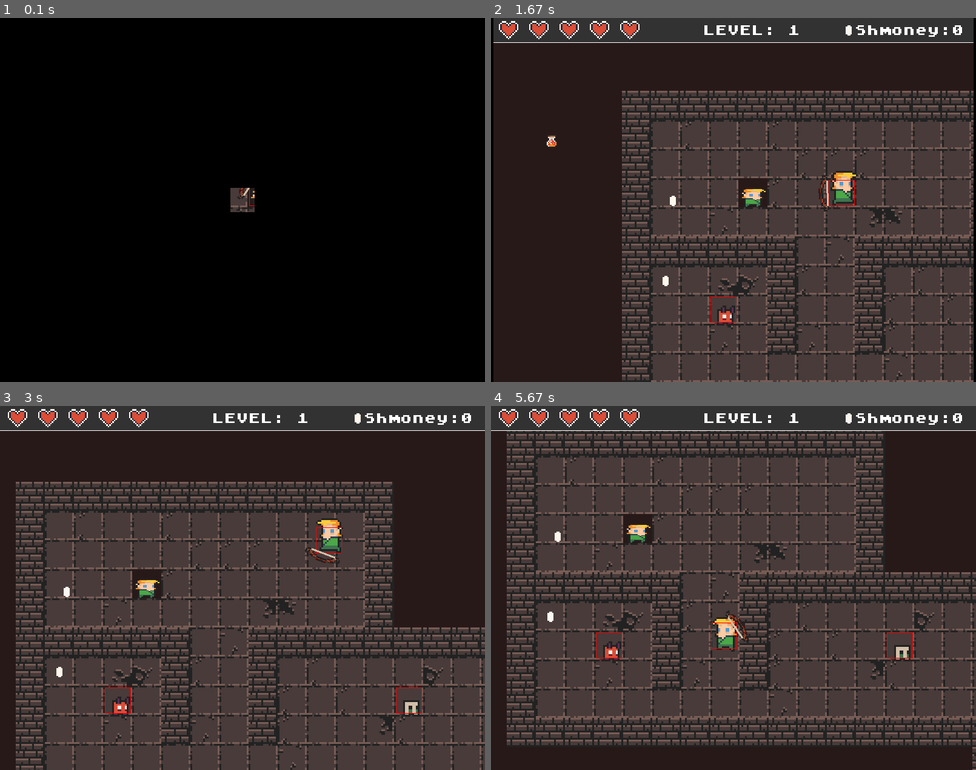
Above: before the commit, frames 1-4 (two rows, left to right).
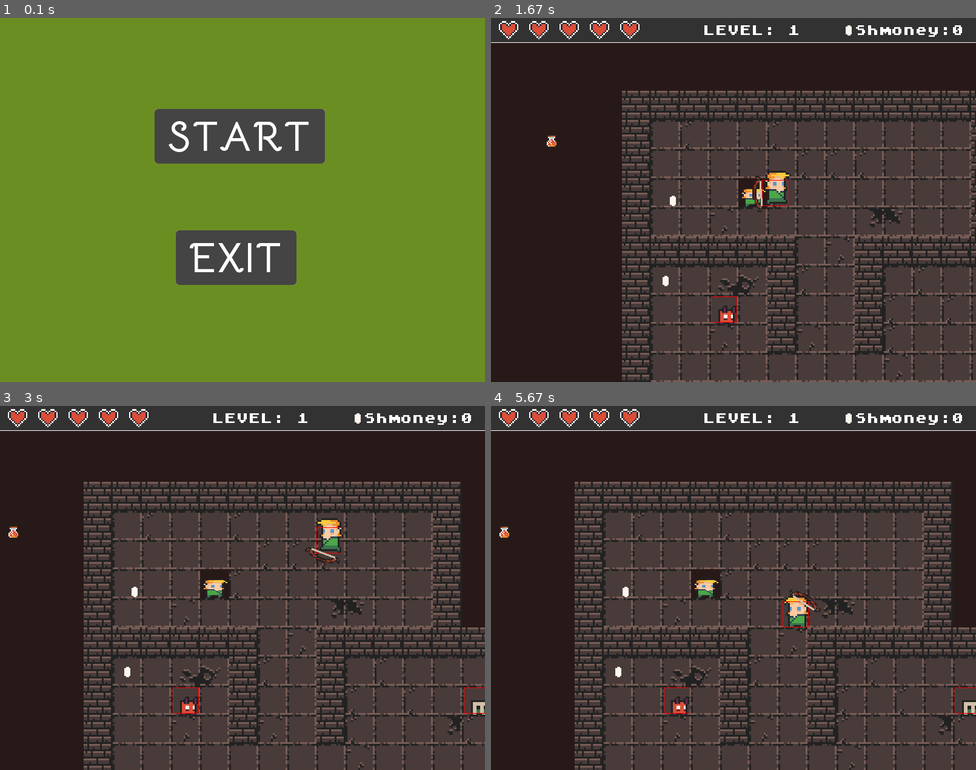
Above: after the commit, the same moments.

Repository: Zakariaelfettahi/Pygame
Game: pygame game, started from main.py
The game is run twice, just before and just after one commit, with the same random seed, the same clock (stepped at 60 frames per second) and the same inputs.
Inputs (mouse positions are in pixels of both pictures, inside the frame that each line leads up to):
- Up to frame 1 (0.1 s): no input
- Up to frame 2 (1.67 s): click (728, 134) at 0.38 s; hold Esc 0.67-1.13 s; hold D 0.67-1.13 s; move the mouse to (714, 214) at 0.7 s; click (733, 196) at 1.22 s; hold D from 1.5 s (still down); move the mouse to (617, 203) at 1.53 s
- Up to frame 3 (3 s): release D at 1.97 s; hold W 2-2.3 s; move the mouse to (92, 533) at 2.03 s; hold D 2.33-2.8 s; move the mouse to (315, 460) at 2.37 s; hold A from 2.83 s (still down); move the mouse to (300, 620) at 2.87 s
- Up to frame 4 (5.67 s): release A at 3.37 s; hold S 3.4-3.7 s; move the mouse to (743, 464) at 3.43 s; hold A 3.73-4.13 s; move the mouse to (558, 577) at 3.77 s; hold S 4.17-4.53 s; move the mouse to (859, 646) at 4.2 s; hold D 4.57-5.2 s; move the mouse to (665, 511) at 4.6 s; hold S 5.23-5.6 s; move the mouse to (830, 558) at 5.27 s; hold A from 5.63 s (still down)

The runs differ from the first frame. In frame 1, 100% of the frame differs, in the area x 0-100%, y 0-100%; in frame 2, 2.1%; in frame 3, 32%; in frame 4, 53%.

Commit message:
added main menu buttons, pause/exit{start, exit, resume, restart

Diff:
--- a/constants.py
+++ b/constants.py
@@ -19,6 +19,7 @@
 COLS = 150
 LEVEL = 1
 
+OLIVE = (107,142,35)
 RED = (255,0,0)
 WHITE = (255,255,255)
 BG = (40,25,25)
--- a/main.py
+++ b/main.py
@@ -18,8 +18,12 @@
 #define level variable
 level = 1
 
+#variables buttons
+start_game = False
+pause_game = False
+
 #define screen intro
-start_intro = True
+start_intro = False
 #define screen scroll
 screen_scroll = [0,0]
 
@@ -35,6 +39,10 @@
 
 #button images
 restart_img = scale_image(pygame.image.load(f"assets/images/buttons/button_restart.png").convert_alpha(), constants.BUTTON_SCALER)
+exit_img = scale_image(pygame.image.load(f"assets/images/buttons/button_exit.png").convert_alpha(), constants.BUTTON_SCALER)
+resume_img = scale_image(pygame.image.load(f"assets/images/buttons/button_resume.png").convert_alpha(), constants.BUTTON_SCALER)
+start_img = scale_image(pygame.image.load(f"assets/images/buttons/button_start.png").convert_alpha(), constants.BUTTON_SCALER)
+
 
 #tile images
 tile_list = []
@@ -228,6 +236,10 @@
 
 #create buttons
 restart_button = Button(constants.SCREEN_WIDTH // 2 - 175, constants.SCREEN_HEIGHT // 2 -50, restart_img)
+exit_button = Button(constants.SCREEN_WIDTH // 2 - 110, constants.SCREEN_HEIGHT // 2 +50, exit_img)
+resume_button = Button(constants.SCREEN_WIDTH // 2 - 175, constants.SCREEN_HEIGHT // 2 -50, resume_img)
+start_button = Button(constants.SCREEN_WIDTH // 2 - 145, constants.SCREEN_HEIGHT // 2 -150, start_img)
+
 
 
 #create coin
@@ -246,131 +258,115 @@
     #control speed of the game
     clock.tick(constants.FPS)
 
-    screen.fill(constants.BG)
-
-    #draw world
-    world.draw(screen)
-
-    #check game over
-    if player.alive:
-
-        #calculate movement
-        dx=0
-        dy=0
-
-        if move_down:
-            dy = +constants.SPEED
-        if move_up:
-            dy = -constants.SPEED
-        if move_left:
-            dx = -constants.SPEED
-        if move_right:
-            dx = +constants.SPEED
-
-        #move player
-        screen_scroll, level_complete  = player.move(dx,dy, world.obstacle_tiles, world.exit_tile)
-
-        #update world
-        world.update(screen_scroll)
-
-        #update player
-        player.update()
-
-        #update enemy
-        for enemy in enemy_list:
-            fireball = enemy.ai(player, world.obstacle_tiles, screen_scroll, fireball_image)
-            if fireball:
-                fireball_group.add(fireball)
-            if enemy.alive:
-                enemy.update()
-
-        #update weapon
-        arrow = bow.update(player)
-        if arrow:
-            arrow_group.add(arrow)
-
-        # Update arrow
-        for arrow in arrow_group:
-            damage, damage_position = arrow.update(screen_scroll, world.obstacle_tiles, enemy_list)
-            if damage:
-                damage_text = DamageText(damage_position[0], damage_position[1], str(damage), pygame.Color("red"))
-                damage_text_group.add(damage_text)
-
-        # Update and draw damage text (NOT THIS)
-        damage_text_group.update()
-        damage_text_group.draw(screen)
-
-        #update fireball
-        fireball_group.update(screen_scroll, player)
-
-        #draw and update items (NOT THIS)
-        item_group.draw(screen)
-        item_group.update(screen_scroll, player)
-
-    #draw info
-    draw_info()
-
-    #draw score_coin
-    score_coin.draw(screen)
-
-    #draw player
-    player.draw(screen)
-
-    #draw enemy
-    for enemy in enemy_list:
-        enemy.draw(screen)
-
-    #draw weapon
-    bow.draw(screen)
-
-    #draw arrow
-    for arrow in arrow_group:
-        arrow.draw(screen)
-
-    #draw fireball
-    for fireball in fireball_group:
-        fireball.draw(screen)
-
-    #check level completion
-
-    if level_complete and level < 3:
-        start_intro = True
-        level += 1
-        MAP = reset_level()
-
-        with open(f"levels/level{constants.LEVEL}_data.csv", newline='') as csvfile:
-            reader = csv.reader(csvfile, delimiter=',')
-            for x, row in enumerate(reader):
-                for y, tile in enumerate(row):
-                    MAP[x][y] = int(tile)
-        world = World()
-        world.process_data(MAP, tile_list, item_images, mob_animations)
-
-        temp_hp = player.health
-        temp_xp = player.coins
-
-        player = world.player
-        player.health = temp_hp
-        player.coins = temp_xp
-        enemy_list = world.character_list
-        score_coin = Items(590, 19, 0, coin_images, True)
-        item_group.add(score_coin)
-
-        for item in world.item_list:
-            item_group.add(item)
-
-    #show intro
-    if start_intro == True:
-        if intro_fade.fade():
-            start_intro = False
-            intro_fade.fade_counter = 0
-
-    #show game over screen
-    if player.alive == False:
-        if death_fade.fade():
-            if restart_button.draw(screen):
-                death_fade.fade_counter = 0
+    if start_game == False:
+        screen.fill(constants.OLIVE)
+
+        if start_button.draw(screen):
+            start_game = True
+            start_into = True
+
+        if exit_button.draw(screen):
+            running = False
+        pass
+    else:
+        if pause_game == True:
+            screen.fill(constants.OLIVE)
+            if resume_button.draw(screen):
+                pause_game = False
+            if exit_button.draw(screen):
+                running = False
+        else:
+
+            screen.fill(constants.BG)
+
+            #draw world
+            world.draw(screen)
+
+            #check game over
+            if player.alive:
+
+                #calculate movement
+                dx=0
+                dy=0
+
+                if move_down:
+                    dy = +constants.SPEED
+                if move_up:
+                    dy = -constants.SPEED
+                if move_left:
+                    dx = -constants.SPEED
+                if move_right:
+                    dx = +constants.SPEED
+
+                #move player
+                screen_scroll, level_complete  = player.move(dx,dy, world.obstacle_tiles, world.exit_tile)
+
+                #update world
+                world.update(screen_scroll)
+
+                #update player
+                player.update()
+
+                #update enemy
+                for enemy in enemy_list:
+                    fireball = enemy.ai(player, world.obstacle_tiles, screen_scroll, fireball_image)
+                    if fireball:
+                        fireball_group.add(fireball)
+                    if enemy.alive:
+                        enemy.update()
+
+                #update weapon
+                arrow = bow.update(player)
+                if arrow:
+                    arrow_group.add(arrow)
+
+                # Update arrow
+                for arrow in arrow_group:
+                    damage, damage_position = arrow.update(screen_scroll, world.obstacle_tiles, enemy_list)
+                    if damage:
+                        damage_text = DamageText(damage_position[0], damage_position[1], str(damage), pygame.Color("red"))
+                        damage_text_group.add(damage_text)
+
+                # Update and draw damage text (NOT THIS)
+                damage_text_group.update()
+                damage_text_group.draw(screen)
+
+                #update fireball
+                fireball_group.update(screen_scroll, player)
+
+                #draw and update items (NOT THIS)
+                item_group.draw(screen)
+                item_group.update(screen_scroll, player)
+
+            #draw info
+            draw_info()
+
+            #draw score_coin
+            score_coin.draw(screen)
+
+            #draw player
+            player.draw(screen)
+
+            #draw enemy
+            for enemy in enemy_list:
+                enemy.draw(screen)
+
+            #draw weapon
+            bow.draw(screen)
+
+            #draw arrow
+            for arrow in arrow_group:
+                arrow.draw(screen)
+
+            #draw fireball
+            for fireball in fireball_group:
+                fireball.draw(screen)
+
+            #check level completion
+
+            if level_complete and level < 3:
                 start_intro = True
+                level += 1
                 MAP = reset_level()
 
                 with open(f"levels/level{constants.LEVEL}_data.csv", newline='') as csvfile:
@@ -381,13 +377,48 @@
                 world = World()
                 world.process_data(MAP, tile_list, item_images, mob_animations)
 
+                temp_hp = player.health
+                temp_xp = player.coins
+
                 player = world.player
+                player.health = temp_hp
+                player.coins = temp_xp
                 enemy_list = world.character_list
                 score_coin = Items(590, 19, 0, coin_images, True)
                 item_group.add(score_coin)
 
                 for item in world.item_list:
                     item_group.add(item)
+
+            #show intro
+            if start_intro == True:
+                if intro_fade.fade():
+                    start_intro = False
+                    intro_fade.fade_counter = 0
+
+            #show game over screen
+            if player.alive == False:
+                if death_fade.fade():
+                    if restart_button.draw(screen):
+                        death_fade.fade_counter = 0
+                        start_intro = True
+                        MAP = reset_level()
+
+                        with open(f"levels/level{constants.LEVEL}_data.csv", newline='') as csvfile:
+                            reader = csv.reader(csvfile, delimiter=',')
+                            for x, row in enumerate(reader):
+                                for y, tile in enumerate(row):
+                                    MAP[x][y] = int(tile)
+                        world = World()
+                        world.process_data(MAP, tile_list, item_images, mob_animations)
+
+                        player = world.player
+                        enemy_list = world.character_list
+                        score_coin = Items(590, 19, 0, coin_images, True)
+                        item_group.add(score_coin)
+
+                        for item in world.item_list:
+                            item_group.add(item)
 
 
     #event handler (pressing keys, quiting the game)
@@ -404,6 +435,8 @@
                 move_up = True
             if event.key == pygame.K_s:
                 move_down = True
+            if event.key == pygame.K_ESCAPE:
+                pause_game = True
         # check if button is released
         if event.type == pygame.KEYUP:
             if event.key == pygame.K_a:
